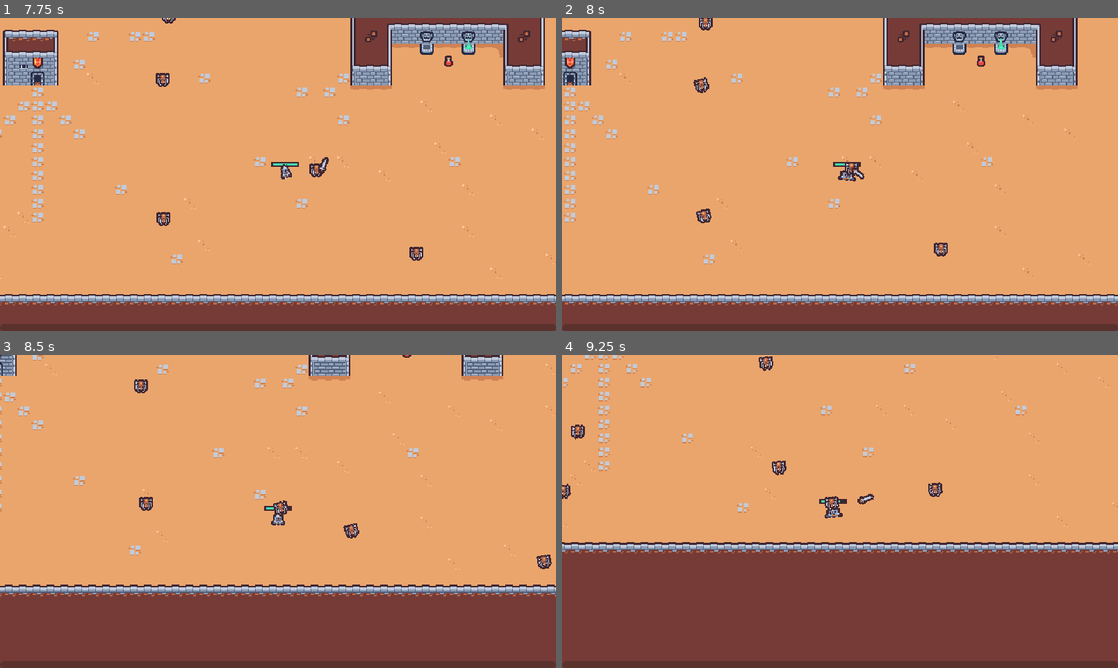
Above: before the commit, frames 1-4 (two rows, left to right).
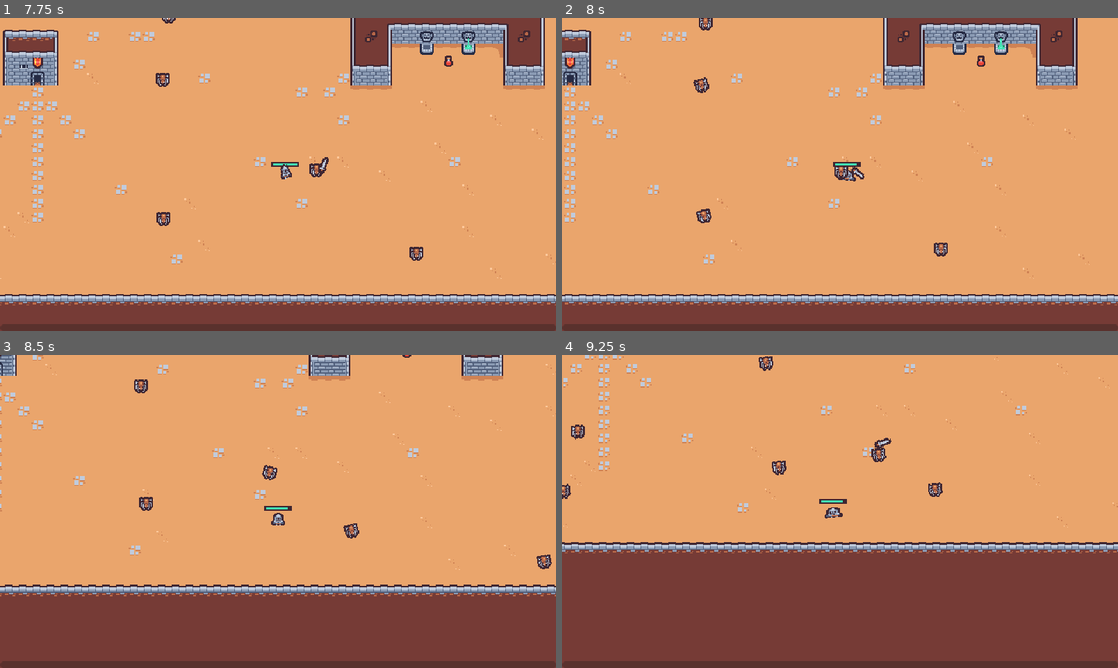
Above: after the commit, the same moments.

Repository: handgull/portfolio
Game: Godot game, scene res://scenes/main.tscn
The game is run twice, just before and just after one commit, with the same random seed, the same clock (stepped at 60 frames per second) and the same inputs.
Inputs:
- Up to frame 1 (7.75 s): hold Right (right) 0.53-1.28 s; hold S (down) 1.28-2.03 s; hold Right (right) 2.03-2.78 s; hold W (up) 2.78-3.53 s; hold A (left) 3.53-5.03 s; hold S (down) 5.03-5.78 s; hold Right (right) 5.78-6.53 s; hold W (up) 6.53-7.28 s; hold Right (right) from 7.28 s (still down)
- Up to frame 2 (8 s): keep holding Right (right)
- Up to frame 3 (8.5 s): release Right (right) at 8.03 s; hold S (down) from 8.03 s (still down)
- Up to frame 4 (9.25 s): release S (down) at 8.78 s; hold A (left) from 8.78 s (still down)

Frame 1 is identical in both runs. In frame 2, 0.1% of the frame differs, in the area x 49-54%, y 46-52%; in frame 3, 0.2%; in frame 4, 0.3%, in the area x 47-60%, y 26-50%.

Commit message:
fixed enemies collisions

Diff:
--- a/entities/enemies/bug_enemy/bug_enemy.tscn
+++ b/entities/enemies/bug_enemy/bug_enemy.tscn
@@ -55,7 +55,6 @@
 
 [node name="BugEnemy" type="CharacterBody2D" groups=["enemies"]]
 collision_layer = 4
-collision_mask = 5
 script = ExtResource("1_k7bd8")
 
 [node name="AnimationPlayer" type="AnimationPlayer" parent="."]
--- a/entities/player/player.tscn
+++ b/entities/player/player.tscn
@@ -113,7 +113,7 @@
 radius = 35.0
 
 [node name="Player" type="CharacterBody2D" groups=["player"]]
-collision_layer = 2
+collision_layer = 0
 script = ExtResource("1_r7wib")
 
 [node name="AnimationPlayer" type="AnimationPlayer" parent="."]
